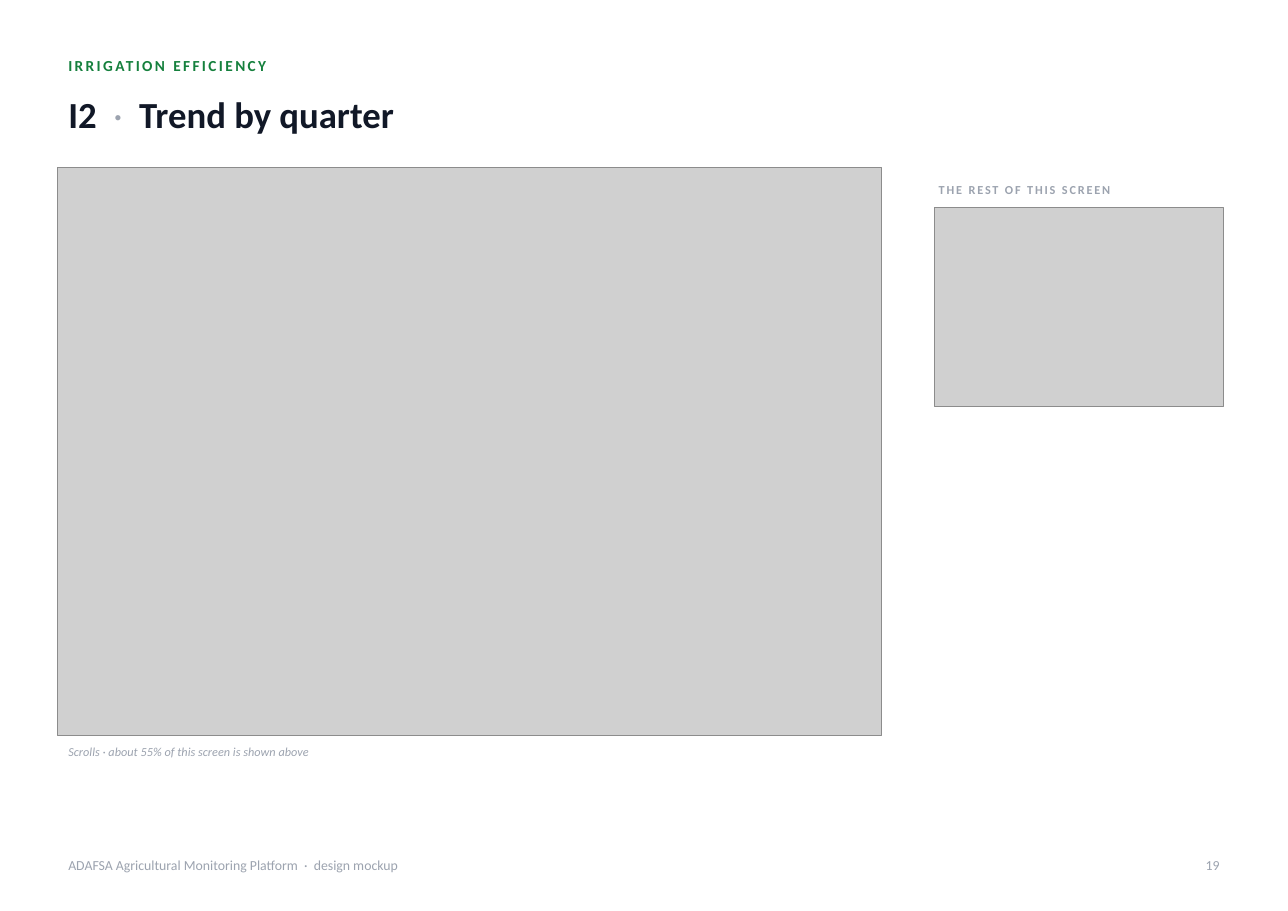
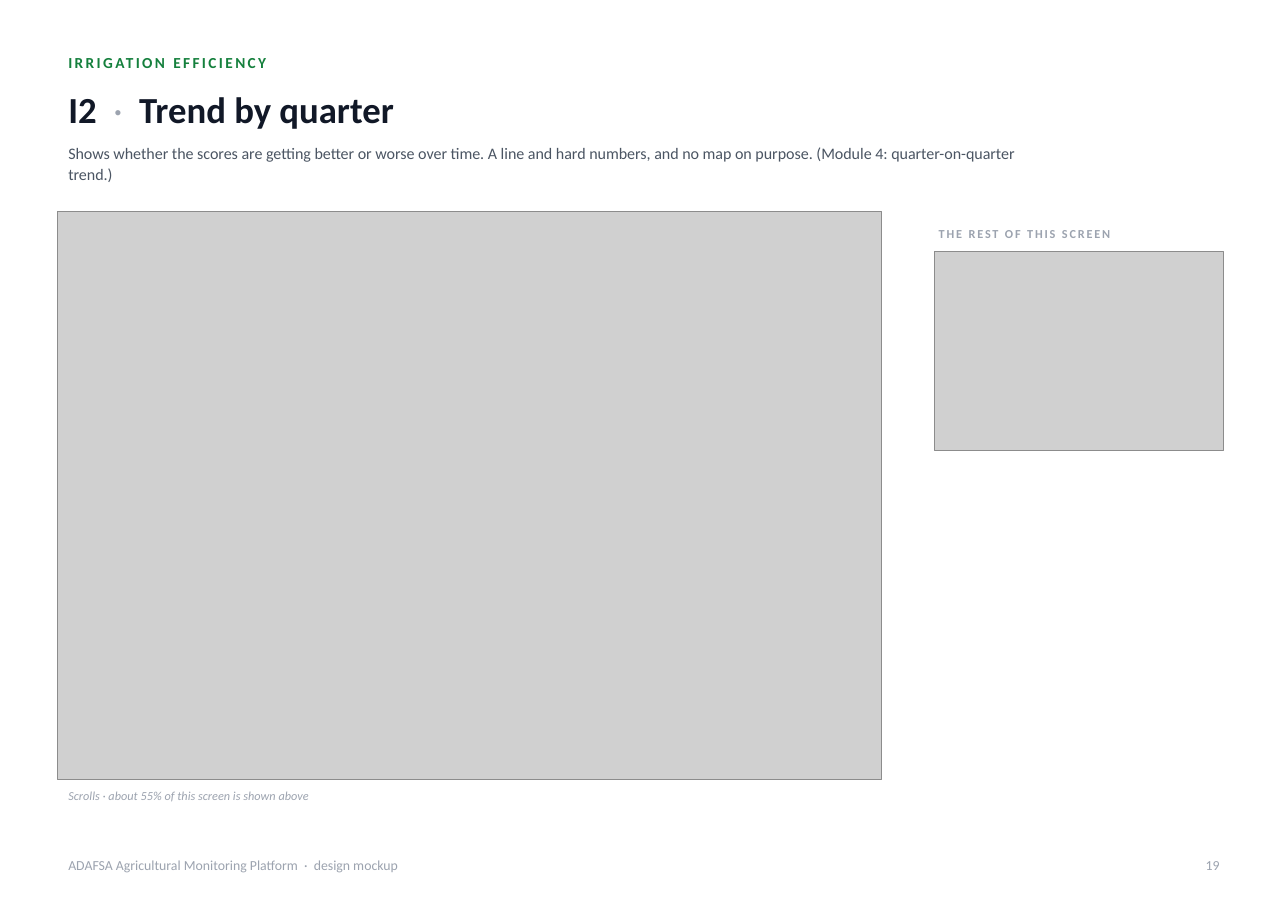
Before and after one commit to romainbigare/adafsa-mockup, a slide deck: slide 19 of docs/ADAFSA_Platform_Screens.pptx. Drawn at 1288x911 pixels with LibreOffice and Linux fonts; fonts in the diff are those of the drawing; grey boxes stand for pictures. Boxes give left, top, right and bottom in pixels: in the first picture for what was removed or moved away, otherwise in the second. Text is boxed around its words. In the diff, an @@ line names an element or a change of style, - is before the commit and + after.

```diff
--- a/docs/ADAFSA_Platform_Screens.pptx
+++ b/docs/ADAFSA_Platform_Screens.pptx
@@ text "I2 · Trend by quarter": place and size @@
-text "I2 · Trend by quarter" at (68, 102, 393, 134)
+text "I2 · Trend by quarter" at (68, 97, 393, 129)
@@ text added at (68, 147, 1014, 182), 10.5 pt, text #4B5563 @@
+Shows whether the scores are getting better or worse over time. A line and hard numbers, and no map on purpose. (Module 4: quarter-on-quarter trend.)
@@ 2 pictures, 2 texts: place and size @@
-2 pictures, 2 texts at (57, 167, 1223, 757)
+2 pictures, 2 texts at (57, 212, 1223, 801)
```
Also in this commit, not shown: 19 other slides changed, 3 other files.
